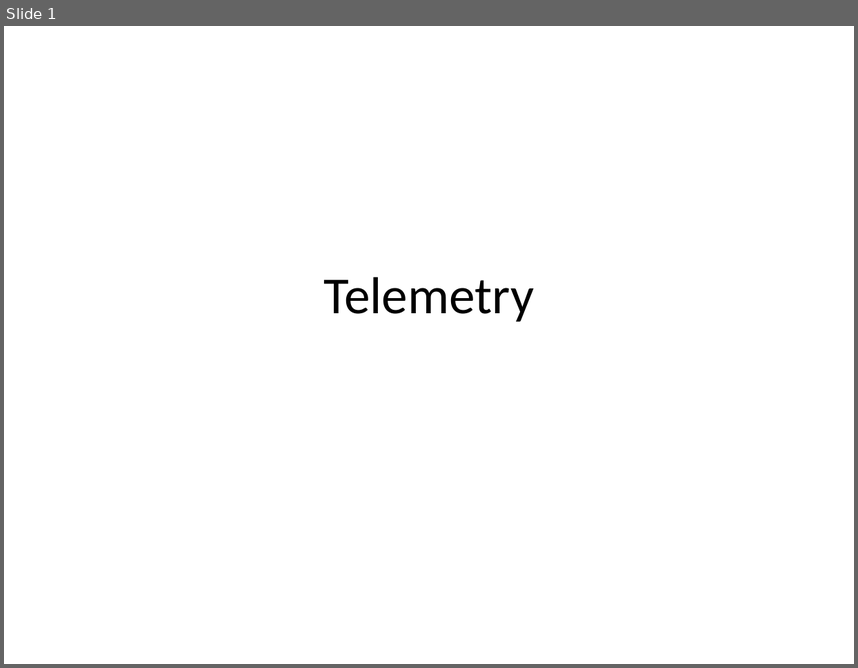
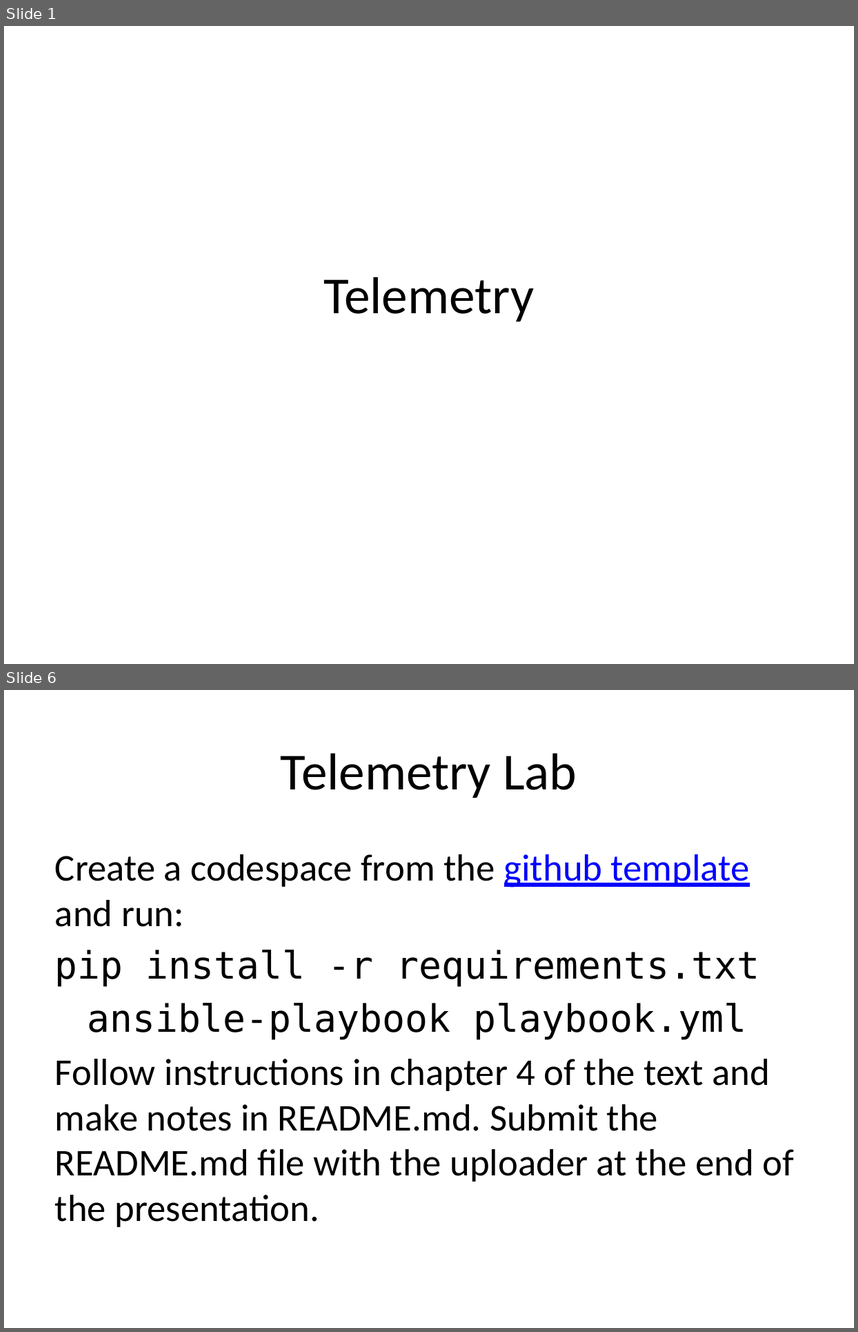
Before and after one commit to rhildred/INFO8985, a slide deck: telemetry/slides.pptx. Shown one above the other, each under a label of ours: slide 1 before the commit, slides 1 and 6 after it; the slides between them are not shown. The pictures are 858x668 and 858x1332 pixels, drawn with LibreOffice and Linux fonts; fonts in the diff are those of the drawing. Boxes give left, top, right and bottom in pixels: in the first picture for what was removed or moved away, otherwise in the second. Text is boxed around its words. In the diff, an @@ line names an element or a change of style, - is before the commit and + after.

```diff
--- a/telemetry/slides.pptx
+++ b/telemetry/slides.pptx
@@ slide 6 added at [4, 690, 854, 1328], background #FFFFFF @@
@@ title added at [281, 753, 577, 798], 44 pt, text #000000 @@
+Telemetry Lab
@@ text added at [55, 854, 794, 1227], 32 pt, text #000000 @@
+Create a codespace from the github template and run:
+pip install -r requirements.txt
+ansible-playbook playbook.yml
+Follow instructions in chapter 4 of the text and make notes in README.md. Submit the README.md file with the uploader at the end of the presentation.
```
Also in this commit, not shown: 1 slide changed, 3 other slides added, 15 other files.
